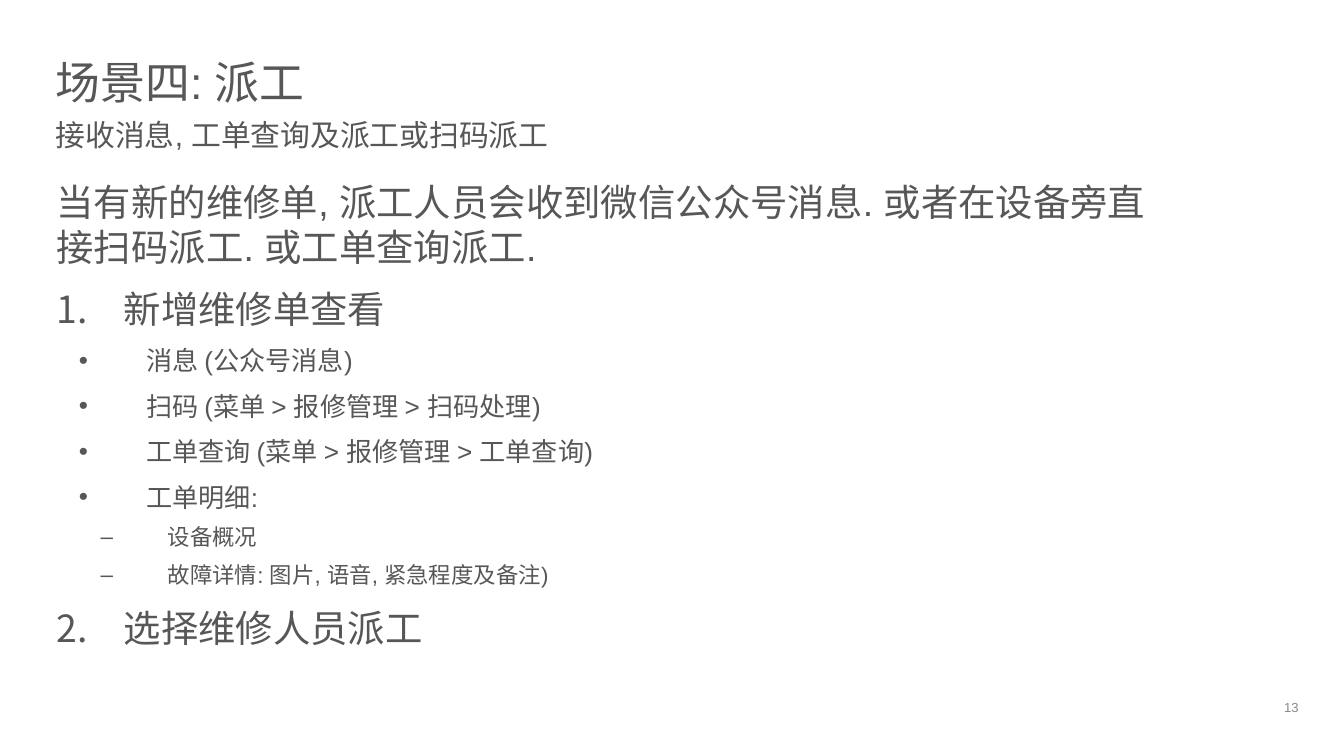
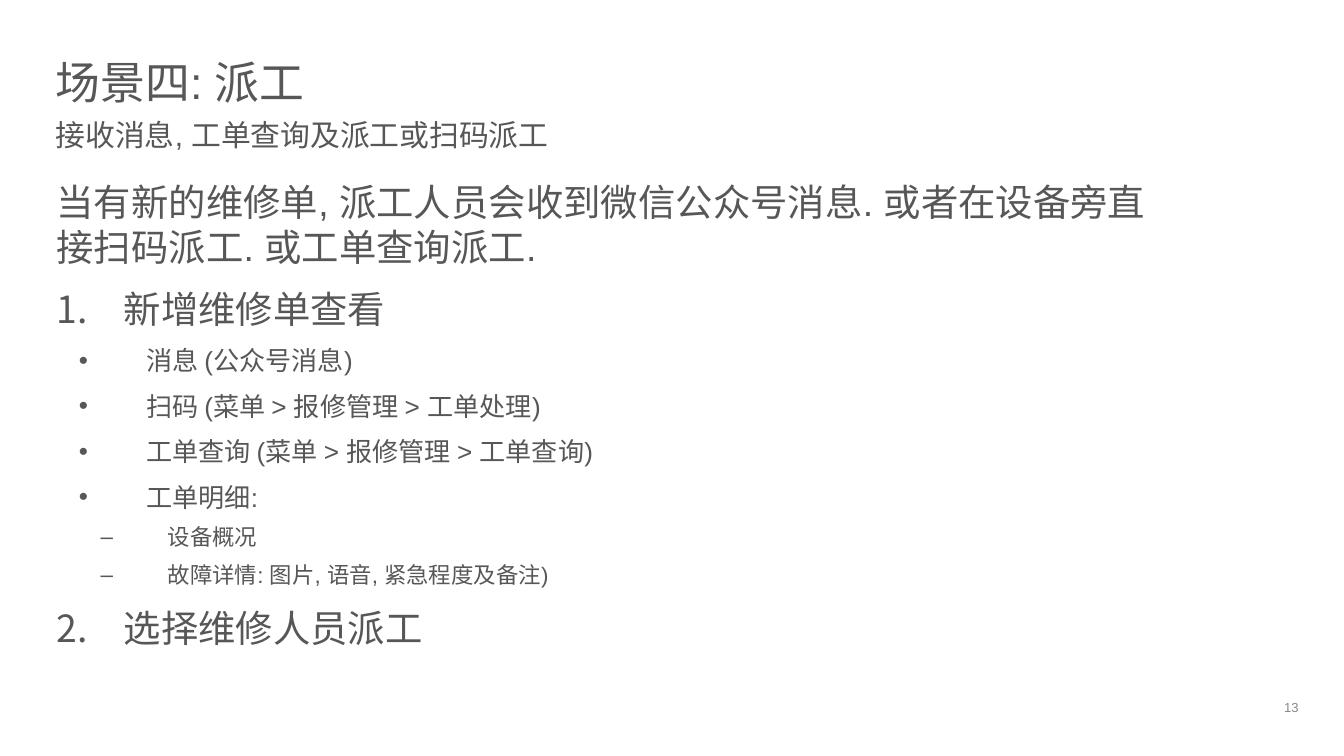
Before and after one commit to devhotmail/APMHome, a slide deck: slide 13 of Document/APM_userstories.pptx. Drawn at 1344x756 pixels with LibreOffice and Linux fonts; fonts in the diff are those of the drawing; background and template pictures are left out. Boxes give left, top, right and bottom in pixels: in the first picture for what was removed or moved away, otherwise in the second. Text is boxed around its words. In the diff, an @@ line names an element or a change of style, - is before the commit and + after.

```diff
--- a/Document/APM_userstories.pptx
+++ b/Document/APM_userstories.pptx
@@ text at <box>146,394,541,422</box>: text changed @@
-  • 扫码 (菜单 > 报修管理 > 扫码处理)
+  • 扫码 (菜单 > 报修管理 > 工单处理)
```
Also in this commit, not shown: 3 other slides changed.
